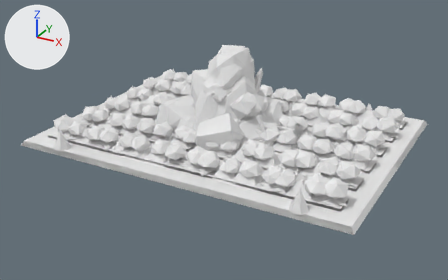
The FBX model games/game-001/art/env_kit/env_kit_spares.fbx: old version first, new version second.
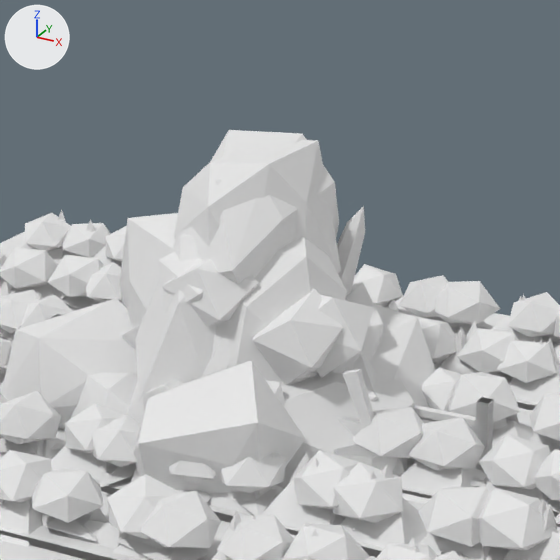
Each version appears first whole from a 50 mm lens placed at (30.9, -58.1, 28.1), pointed at (0.2, -2.2, 0.2), and next in a close-up on the part from 35% to 71% of the width and 2% to 61% of the height. Every picture has the same lights, and +X, +Y and +Z are marked at upper left. The first two pictures are the older version.

The scene before the commit, as lines of its bpy script (objects in view):
```python
me_resource_ore_01 = bpy.data.meshes.new('resource_ore_01')
me_resource_ore_01.from_pydata(...)  # 111 vertices, 186 faces; spans x -5.44..5.44, y -4.77..4.77, z -3.87..3.87
me_resource_ore_01.materials.append(mat_m_envkit_vc)  # white #e7e7e7
me_resource_ore_02 = bpy.data.meshes.new('resource_ore_02')
me_resource_ore_02.from_pydata(...)  # 112 vertices, 188 faces; spans x -5.23..5.23, y -4.68..4.68, z -3.88..3.88
me_resource_ore_02.materials.append(mat_m_envkit_vc)  # white #e7e7e7
me_resource_ore_06 = bpy.data.meshes.new('resource_ore_06')
me_resource_ore_06.from_pydata(...)  # 127 vertices, 218 faces; spans x -5.1..5.1, y -5.73..5.73, z -4.03..4.03
me_resource_ore_06.materials.append(mat_m_envkit_vc)  # white #e7e7e7
ob_resource_ore_01 = bpy.data.objects.new('resource_ore_01', me_resource_ore_01)
ob_resource_ore_01.location = (1.11, -0.55, 3.38)
ob_resource_ore_02 = bpy.data.objects.new('resource_ore_02', me_resource_ore_02)
ob_resource_ore_02.location = (0.87, -0.57, 3.38)
ob_resource_ore_06 = bpy.data.objects.new('resource_ore_06', me_resource_ore_06)
ob_resource_ore_06.location = (0.09, -1.79, 3.63)
# also in view: 'farm_fence_01' at (0.0, 0.0, 1.4); 'farm_field_wheat_03' at (0.0, 0.0, 2.3); 'rock_cliff_02' at (0.1, -0.8, 4.8); 'farm_field_cabbage_01' at (0.0, 0.0, 1.4); 'resource_wood_01' at (1.9, -0.6, 2.0)
```
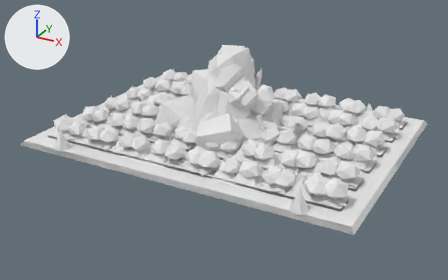
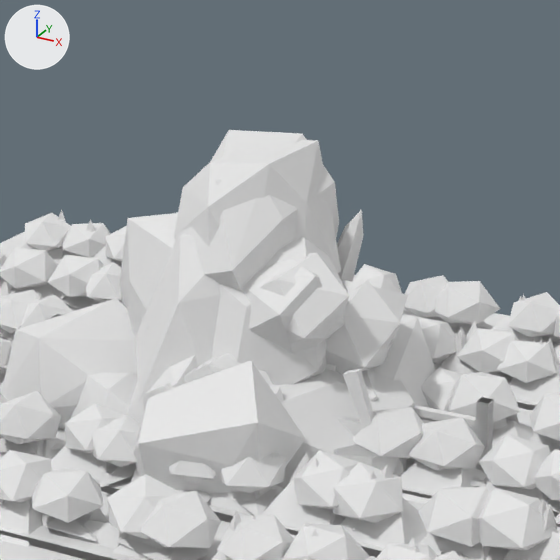
Where the newer file only moved an object's origin or applied its transform, the numbers keep the older frame.

Pixel boxes (x1, y1, x2, y2) of what changed, in the close-ups (560 x 560 px; the box of a moved part takes in the faces that stretch with it):
'resource_ore_02', reshaped, moved
    before: (158, 252, 383, 385)
    after: (139, 259, 400, 403)
'resource_ore_01', reshaped, moved (mostly hidden)
    before: (122, 259, 408, 477)
    after: (146, 212, 408, 477)
part 1 of me_resource_ore_01, moved or reshaped (mostly hidden)
    before: (265, 380, 285, 405)
    after: (268, 384, 284, 402)
part 2 of me_resource_ore_01, moved or reshaped
    before: (316, 295, 374, 378)
    after: (341, 279, 408, 347)
part 3 of me_resource_ore_01, moved or reshaped
    before: (162, 260, 258, 327)
    after: (259, 252, 349, 344)
part 4 of me_resource_ore_01, moved or reshaped (mostly hidden before)
    before: (122, 325, 140, 350)
    after: (183, 353, 273, 385)
part 5 of me_resource_ore_02, moved or reshaped (not visible afterwards)
    before: (345, 282, 383, 361)
part 6 of me_resource_ore_02, moved or reshaped
    before: (252, 289, 343, 385)
    after: (326, 280, 400, 374)
part 7 of me_resource_ore_02, moved or reshaped
    before: (158, 252, 204, 313)
    after: (243, 259, 346, 354)
part 8 of me_resource_ore_02, moved or reshaped (not visible before)
    after: (139, 355, 197, 403)

Edits to the bpy script that builds the scene:
```text
Change me_resource_ore_01:
    used by ob_resource_ore_01; location = (1.11, -0.55, 3.38)
    remove me_resource_ore_01.from_pydata(...)  # 111 vertices, 186 faces; spans x -5.44..5.44, y -4.77..4.77, z -3.87..3.87
    add me_resource_ore_01.from_pydata(...)  # 131 vertices, 218 faces; spans x -5.66..5.66, y -4.77..4.77, z -3.86..3.86
    me_resource_ore_01 part 1: the loose piece of 13 vertices spanning x -0.98..2.11, y -4.77..-1.7, z -3.87..0.23 is scaled about its middle by (1, 1, 0.966), then moved by (0.22, 0.0, -0.06)
    me_resource_ore_01 part 2: the loose piece of 10 vertices spanning x 0.29..3.34, y -1.95..0.88, z -0.12..2.57 is scaled about its middle by (1.18, 1.18, 1.13), then moved by (0.17, 2.13, -0.33)
    me_resource_ore_01 part 3: the loose piece of 10 vertices spanning x -2.92..0.14, y -3.27..-0.43, z 1.19..3.87 is scaled about its middle by (1.18, 1.17, 1.13), then moved by (2.65, 0.98, -0.33)
    me_resource_ore_01 part 4: the loose piece of 10 vertices spanning x -5.44..-2.53, y -1.56..0.96, z -1.63..1.1 is scaled about its middle by (1.18, 1.18, 1.13), then moved by (3.61, -2.18, -0.36)
    other edits to the shape of me_resource_ore_01 do not show in these pictures
Change me_resource_ore_02:
    used by ob_resource_ore_02; location = (0.87, -0.57, 3.38)
    remove me_resource_ore_02.from_pydata(...)  # 112 vertices, 188 faces; spans x -5.23..5.23, y -4.68..4.68, z -3.88..3.88
    add me_resource_ore_02.from_pydata(...)  # 132 vertices, 220 faces; spans x -5.25..5.25, y -4.68..4.68, z -3.86..3.86
    me_resource_ore_02 part 5: the loose piece of 20 vertices spanning x -3.33..2.93, y -3.24..4.68, z -3.88..1.39 is scaled about its middle by (1, 1, 0.959), then moved by (0.02, 0.0, -0.1)
    me_resource_ore_02 part 6: the loose piece of 10 vertices spanning x 0.21..3.0, y -2.78..-0.01, z -0.2..2.66 is scaled about its middle by (1.17, 1.18, 1.12), then moved by (0.81, 2.01, -0.37)
    me_resource_ore_02 part 7: the loose piece of 10 vertices spanning x -3.22..0.02, y -3.2..-0.47, z 1.05..3.86 is scaled about its middle by (1.18, 1.17, 1.12), then moved by (2.53, 0.65, -0.39)
    me_resource_ore_02 part 8: the loose piece of 10 vertices spanning x -5.23..-2.68, y -0.34..2.39, z -1.37..1.34 is scaled about its middle by (1.17, 1.18, 1.12), then moved by (2.17, -3.4, -0.36)
    other edits to the shape of me_resource_ore_02 do not show in these pictures
Change ob_resource_ore_01:
    ob_resource_ore_01.location: (1.11, -0.55, 3.38) -> (0.89, -0.55, 3.39)
Change ob_resource_ore_02:
    ob_resource_ore_02.location: (0.87, -0.57, 3.38) -> (0.84, -0.57, 3.39)
```
